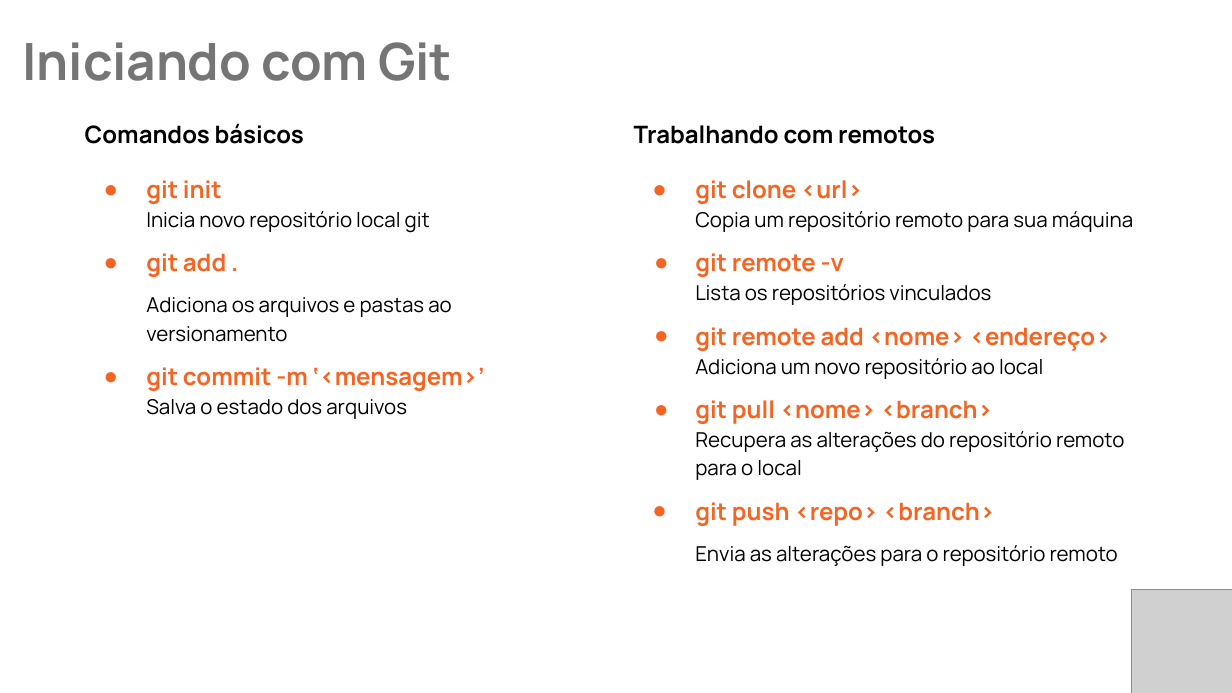
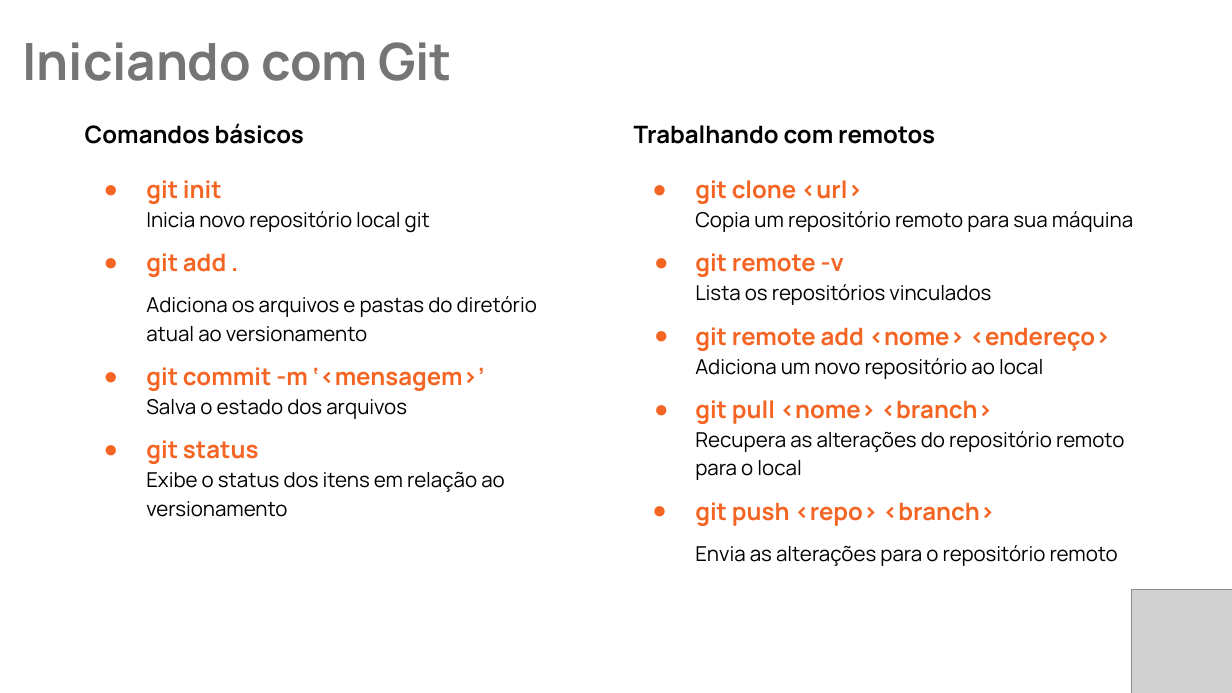
Before and after one commit to EvertonBrzozowyAlves/TreinamentoGit, a slide deck: slide 9 of Treinamento GIT.pptx. Drawn at 1232x693 pixels with LibreOffice and Linux fonts; fonts in the diff are those of the drawing; grey boxes stand for pictures. Boxes give left, top, right and bottom in pixels: in the first picture for what was removed or moved away, otherwise in the second. Text is boxed around its words. In the diff, an @@ line names an element or a change of style, - is before the commit and + after.

Commit message:
Apresentação atualizada

```diff
--- a/Treinamento GIT.pptx
+++ b/Treinamento GIT.pptx
@@ text at (x1=146, y1=296, x2=537, y2=342): text changed @@
-Adiciona os arquivos e pastas ao versionamento
+Adiciona os arquivos e pastas do diretório atual ao versionamento
@@ text at (x1=146, y1=440, x2=505, y2=517): paragraph added @@
+● git status
+  Exibe o status dos itens em relação ao versionamento
```
Also in this commit, not shown: 4 other slides changed, 1 slide added, 1 other file.
